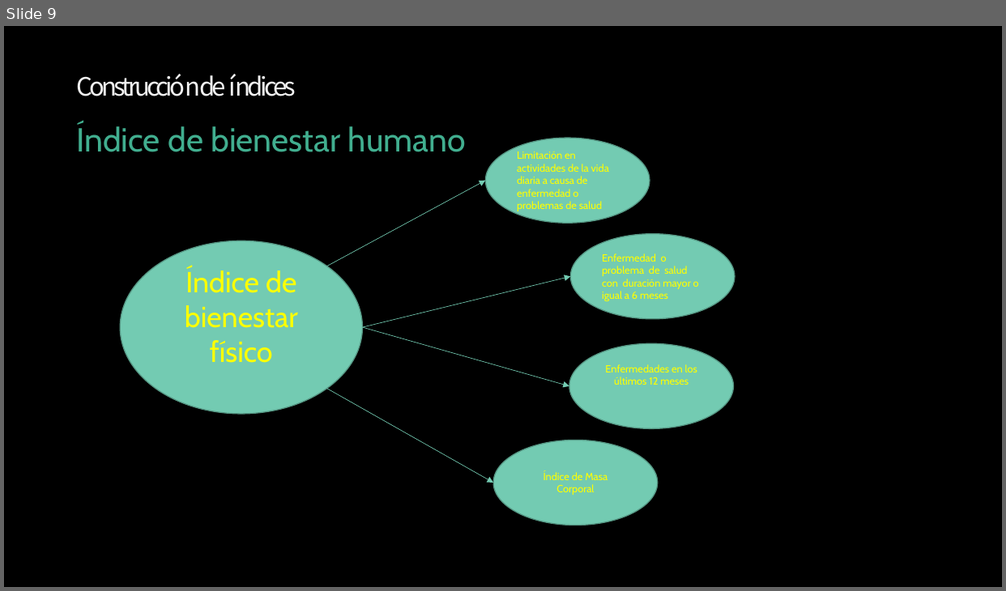
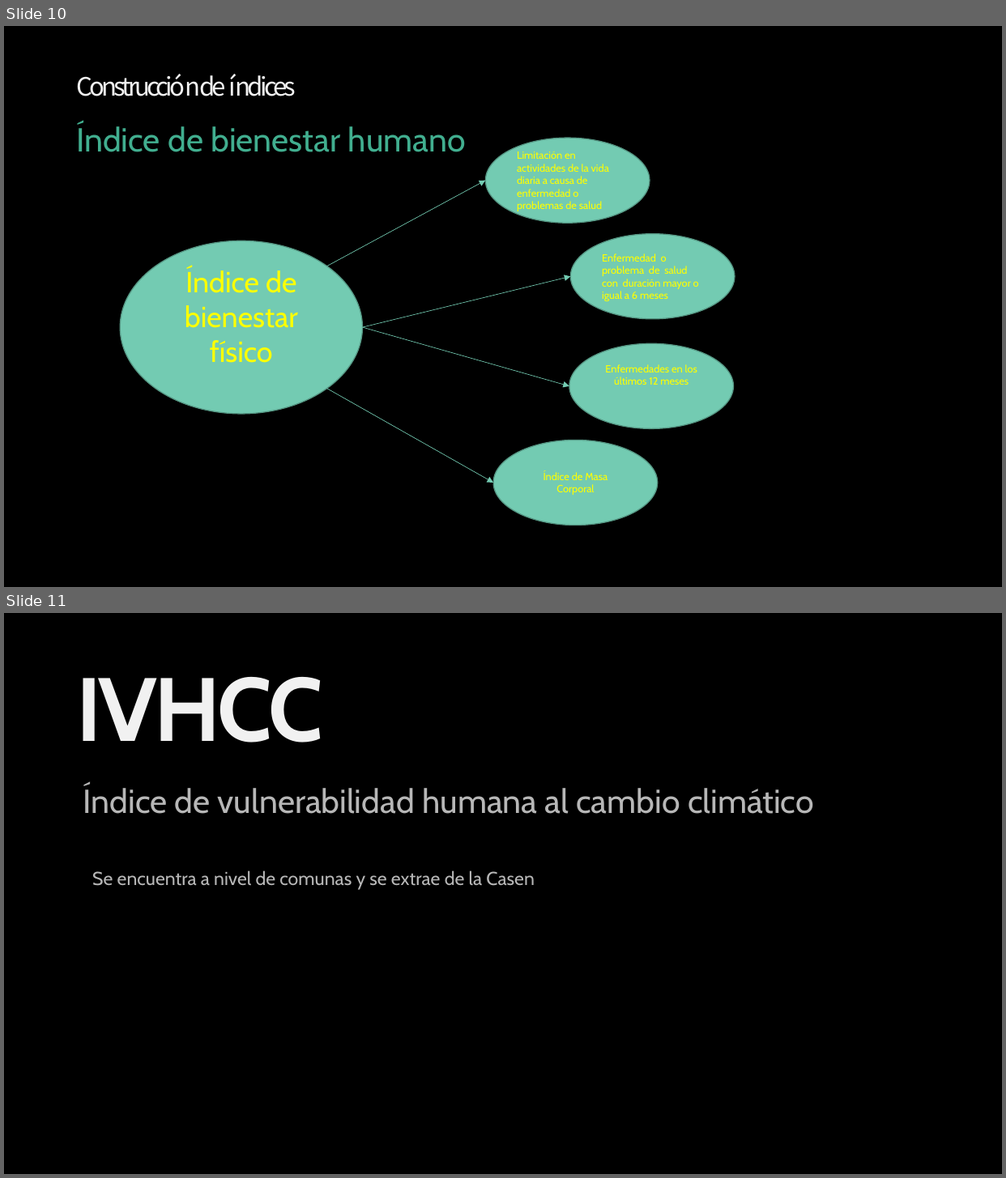
Before and after one commit to Sud-Austral/ds_indices, a slide deck: indices.pptx. Shown one above the other, each under a label of ours: slide 9 before the commit, slides 10 and 11 after it. The pictures are 1006x591 and 1006x1178 pixels, drawn with LibreOffice and Linux fonts; fonts in the diff are those of the drawing; background and template pictures are left out. Boxes give left, top, right and bottom in pixels: in the first picture for what was removed or moved away, otherwise in the second. Text is boxed around its words. In the diff, an @@ line names an element or a change of style, - is before the commit and + after.

```diff
--- a/indices.pptx
+++ b/indices.pptx
@@ slide 11 added at (4,613,1002,1174), background picture (left out) @@
@@ title added at (76,677,323,743), 86.4 pt, text gradient #FFFFFF to #F1F1F1 to #E3E3E3, bold @@
+IVHCC
@@ subtitle added at (83,786,814,814), 32 pt, text #B7B7B7 @@
+Índice de vulnerabilidad humana al cambio climático
@@ text added at (92,871,535,890), 18 pt, text #B7B7B7 @@
+Se encuentra a nivel de comunas y se extrae de la Casen
@@ what was slide 9 is now slide 10 @@
```
Also in this commit, not shown: 17 other slides added, 1 other file.
